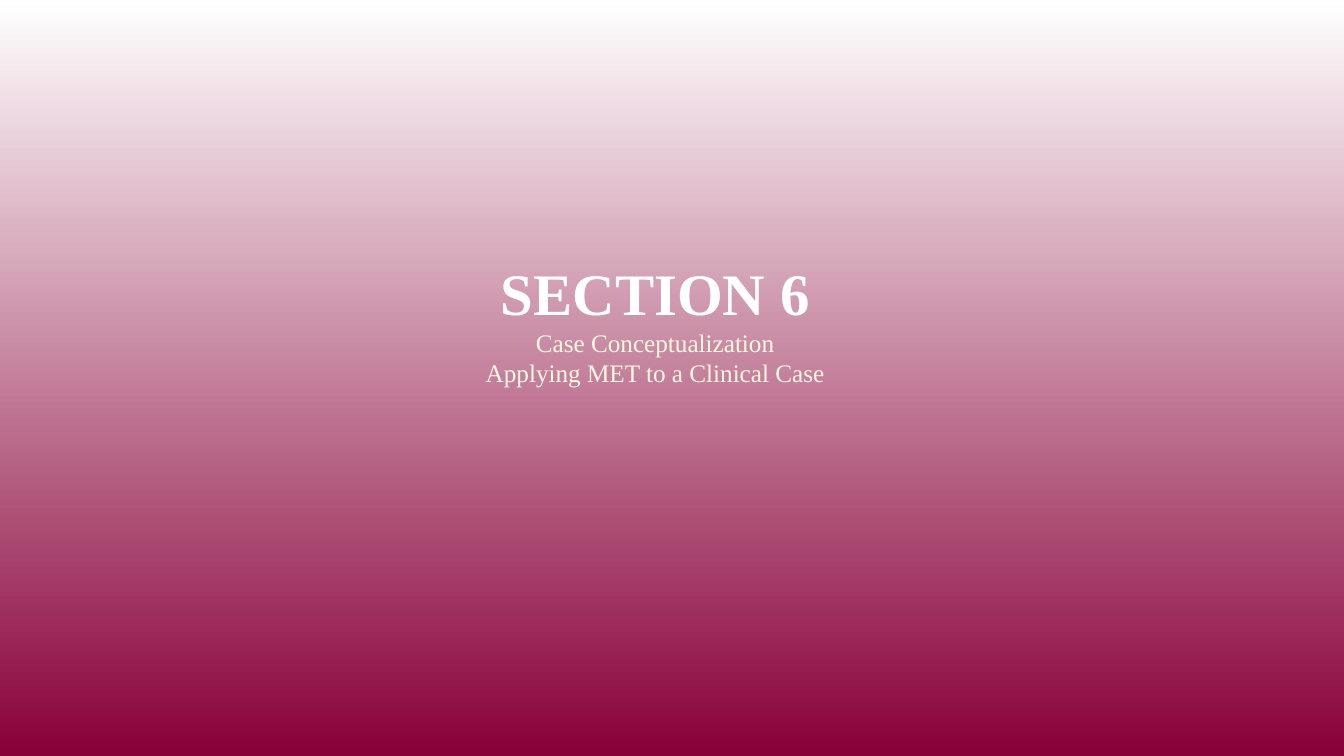
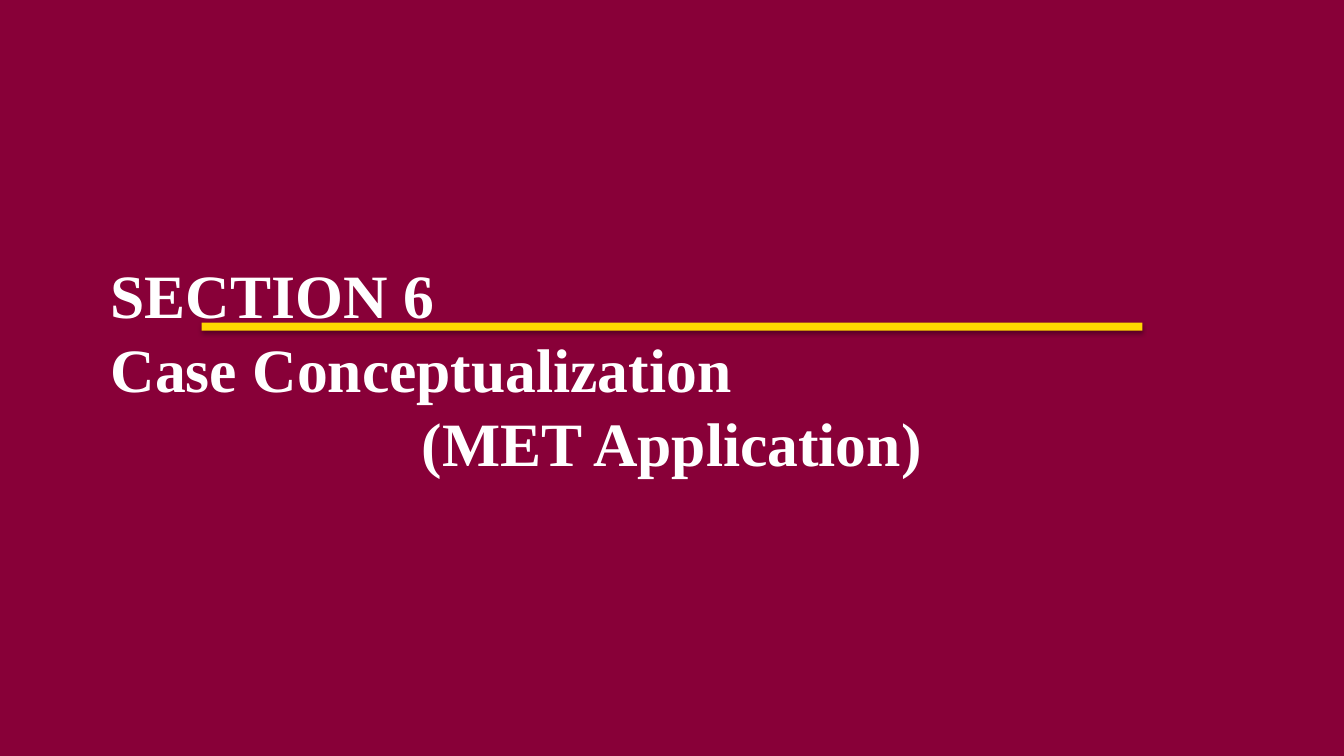
Before and after one commit to tejasdangodra786-byte/Dango-kiro, a slide deck: slide 45 of MET_Comprehensive_Presentation.pptx (slide 34 before the commit). Drawn at 1344x756 pixels with LibreOffice and Linux fonts; fonts in the diff are those of the drawing. Boxes give left, top, right and bottom in pixels: in the first picture for what was removed or moved away, otherwise in the second. Text is boxed around its words. In the diff, an @@ line names an element or a change of style, - is before the commit and + after.

Commit message:
Add MET comprehensive 80-slide presentation (v5)
- Created create_met_v5.py: complete Python script generating 80 slides
- Generated MET_Comprehensive_Presentation.pptx with:
  * 10 color-coded sections
  * Strict layout zones (no overlap)
  * Times New Roman throughout (36pt titles, 14pt content)
  * Widescreen 13.333 x 7.5 inches
  * References on every content slide
  * Clinical dialogue examples, worksheets, case conceptualization
  * Based on MET Manual (Miller et al., 1992) & NIMHANS (2016)

```diff
--- a/MET_Comprehensive_Presentation.pptx
+++ b/MET_Comprehensive_Presentation.pptx
@@ rectangle at box(0, 0, 1344, 756): fill gradient #880038 to #FFFFFF to #880038 @@
@@ text at box(111, 277, 921, 477): text changed; size 18 to 44 pt; text colour #FFF8E1 to #FFFFFF; bold on @@
-SECTION 6
-Case Conceptualization
-Applying MET to a Clinical Case
+SECTION 6
+Case Conceptualization
+(MET Application)
@@ rectangle added at box(202, 323, 1142, 331), fill #FFD700 @@
```
Also in this commit, not shown: 12 other slides changed, 67 slides added, 66 slides removed, 1 other file.
